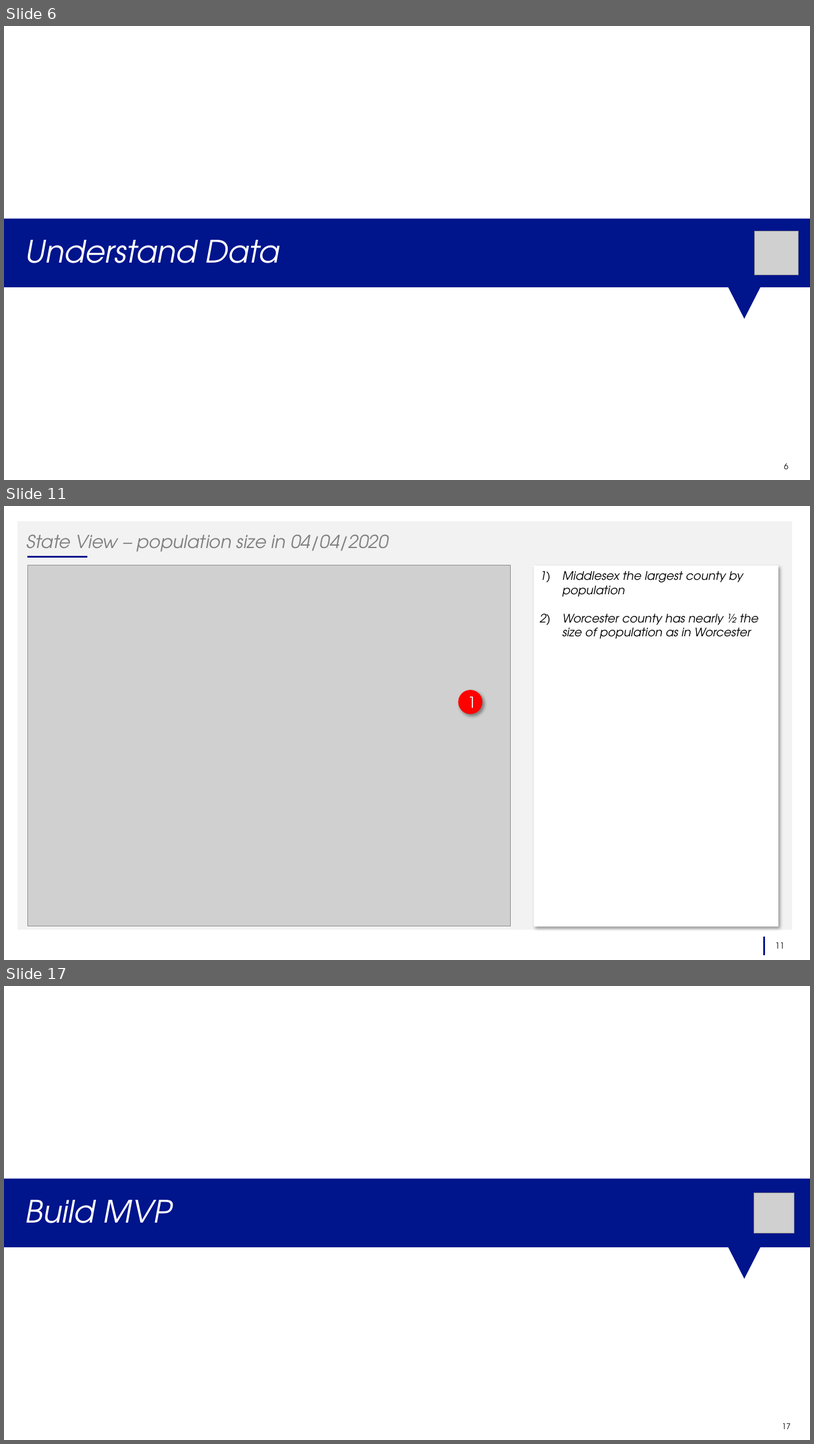
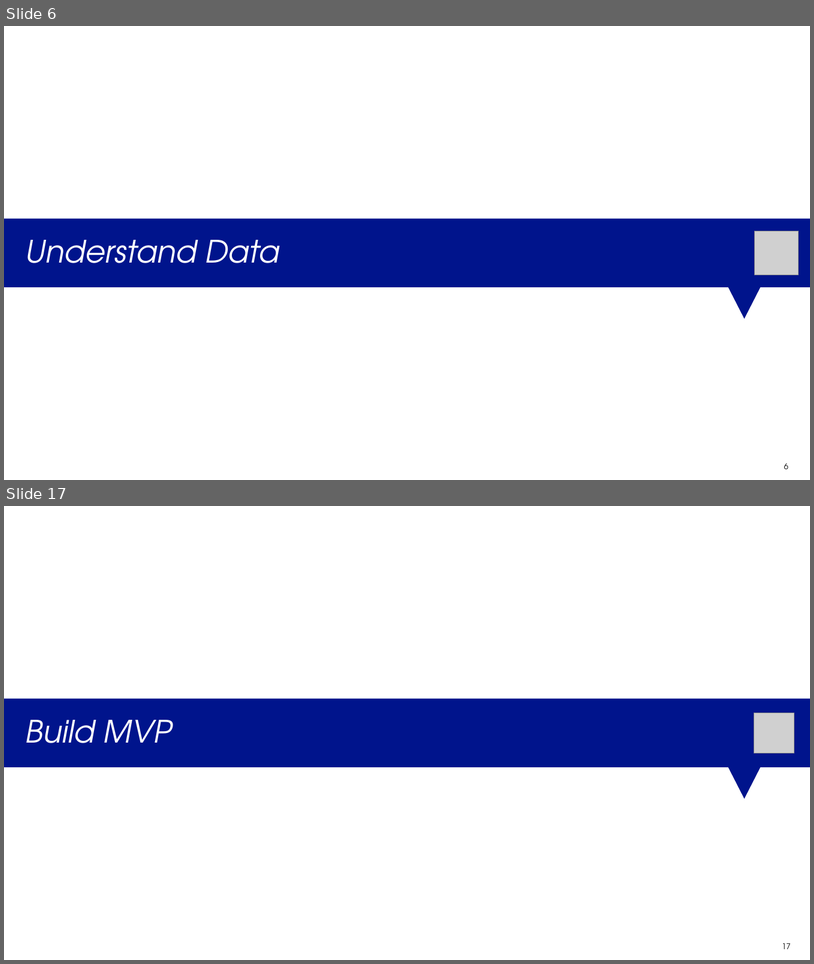
Before and after one commit to vckolla/corona, a slide deck: 05_corona_trend_mvp_2020_04_05_v2.pptx. Shown one above the other, each under a label of ours: slides 6, 11 and 17 before the commit, slides 6 and 17 after it; the slides between them are not shown. The pictures are 814x1444 and 814x964 pixels, drawn with LibreOffice and Linux fonts; fonts in the diff are those of the drawing; grey boxes stand for pictures. Boxes give left, top, right and bottom in pixels: in the first picture for what was removed or moved away, otherwise in the second. Text is boxed around its words. In the diff, an @@ line names an element or a change of style, - is before the commit and + after.

```diff
--- a/05_corona_trend_mvp_2020_04_05_v2.pptx
+++ b/05_corona_trend_mvp_2020_04_05_v2.pptx
@@ slide 11 removed at (4,506,810,960), background #FFFFFF @@
@@ rectangle removed at (17,521,792,930) @@
@@ title removed at (26,534,389,556) @@
-State View – population size in 04/04/2020
@@ line removed from (27, 557) to (87, 557) @@
@@ picture removed at (27,565,511,927) @@
@@ rectangle removed at (534,565,779,927) @@
-1) Middlesex the largest county by population
-2) Worcester county has nearly ½ the size of population as in Worcester
@@ ellipse removed at (458,690,483,714) @@
-1
@@ line removed from (764, 955) to (764, 936) @@
@@ page number removed at (776,942,785,948) @@
-11
```
Also in this commit, not shown: 6 slides changed, 6 slides added, 5 other slides removed, 17 other files.
